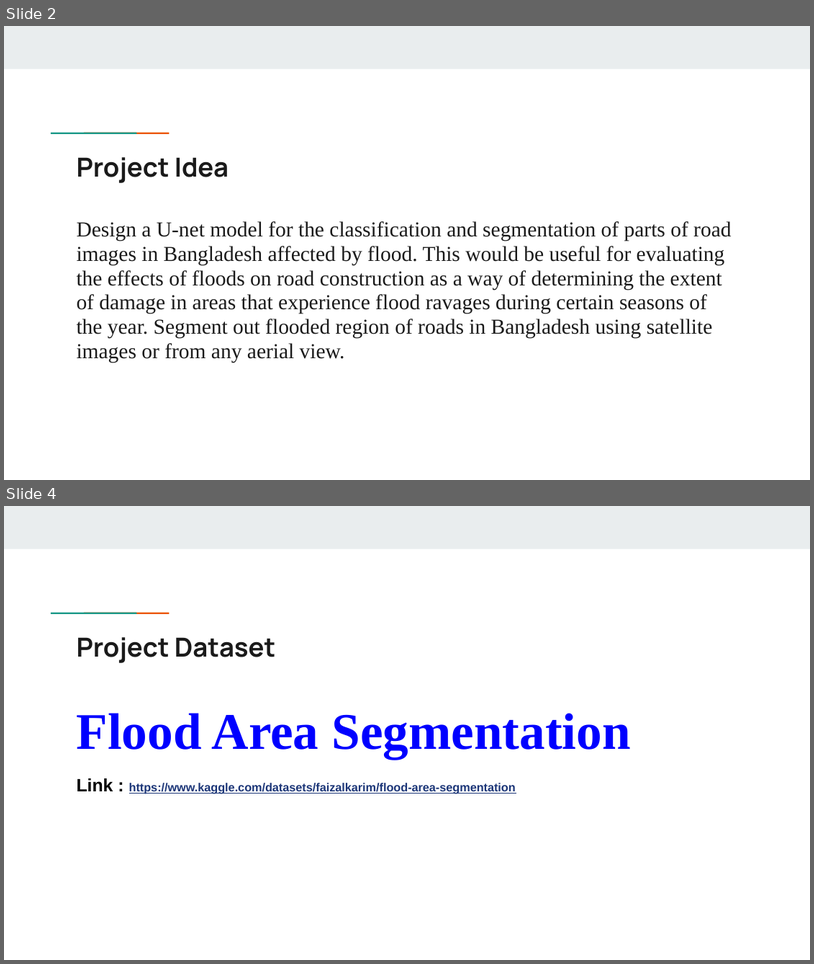
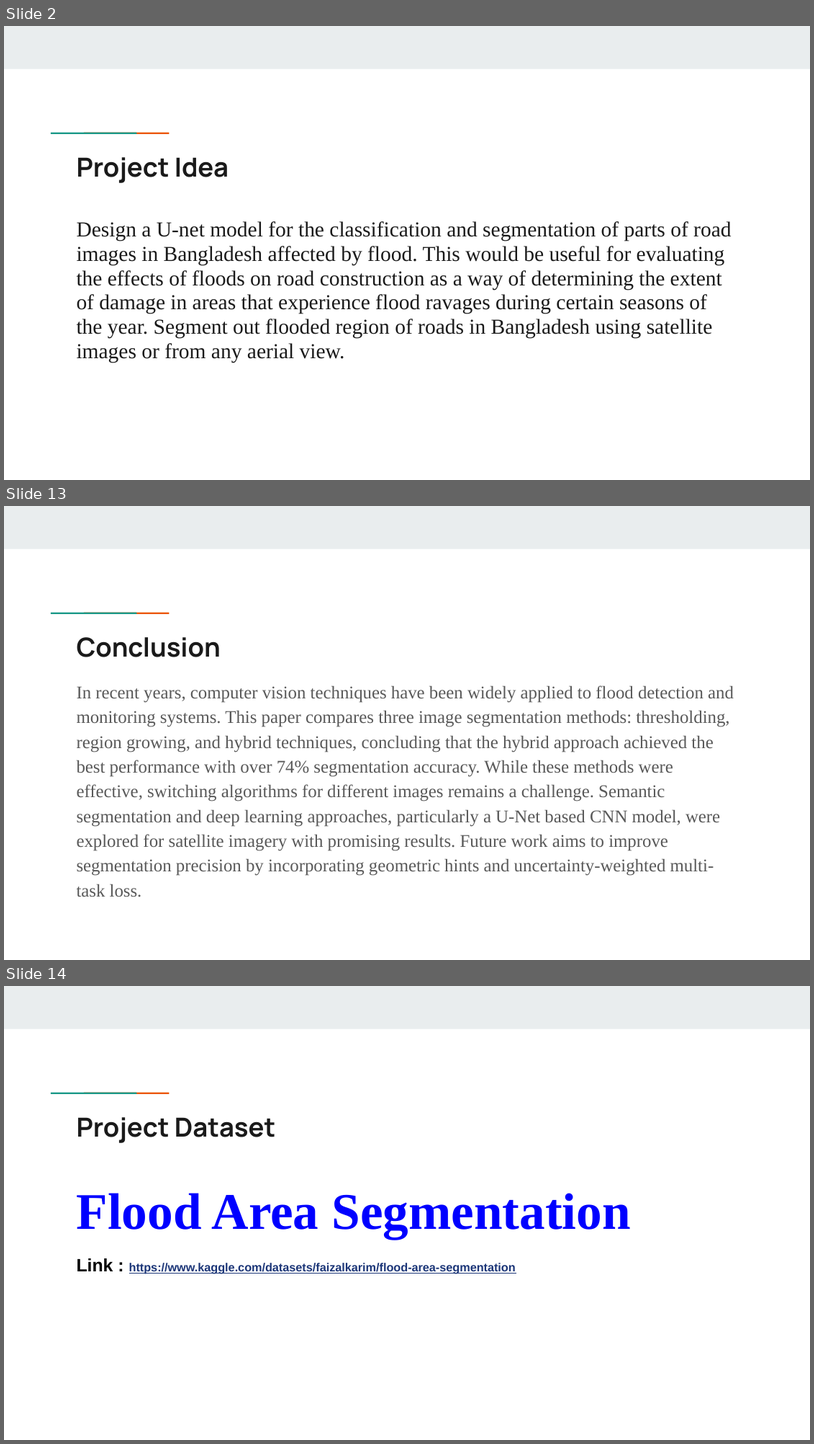
Before and after one commit to Shaoun18/CSE713, a slide deck: Final Project/Task_4a/Flood Impact Detection on Roads Using U-Net.pptx. Shown one above the other, each under a label of ours: slides 2 and 4 before the commit, slides 2, 13 and 14 after it; the slides between them are not shown. The pictures are 814x964 and 814x1444 pixels, drawn with LibreOffice and Linux fonts; fonts in the diff are those of the drawing. Boxes give left, top, right and bottom in pixels: in the first picture for what was removed or moved away, otherwise in the second. Text is boxed around its words. In the diff, an @@ line names an element or a change of style, - is before the commit and + after.

```diff
--- a/Final Project/Task_4a/Flood Impact Detection on Roads Using U-Net.pptx
+++ b/Final Project/Task_4a/Flood Impact Detection on Roads Using U-Net.pptx
@@ slide 13 added at box(4, 506, 810, 960), background #FFFFFF; not listed: 3 template elements that a slide beside it also shows @@
@@ title added at box(77, 637, 221, 657), 23.4 pt, text #1A1A1A, bold @@
+Conclusion
@@ text added at box(77, 685, 734, 897), 16 pt, text #595959 @@
+In recent years, computer vision techniques have been widely applied to flood detection and monitoring systems. This paper compares three image segmentation methods: thresholding, region growing, and hybrid techniques, concluding that the hybrid approach achieved the best performance with over 74% segmentation accuracy. While these methods were effective, switching algorithms for different images remains a challenge. Semantic segmentation and deep learning approaches, particularly a U-Net based CNN model, were explored for satellite imagery with promising results. Future work aims to improve segmentation precision by incorporating geometric hints and uncertainty-weighted multi-task loss.
@@ what was slide 4 is now slide 14 @@
```
Also in this commit, not shown: 2 slides changed, 10 other slides added.
